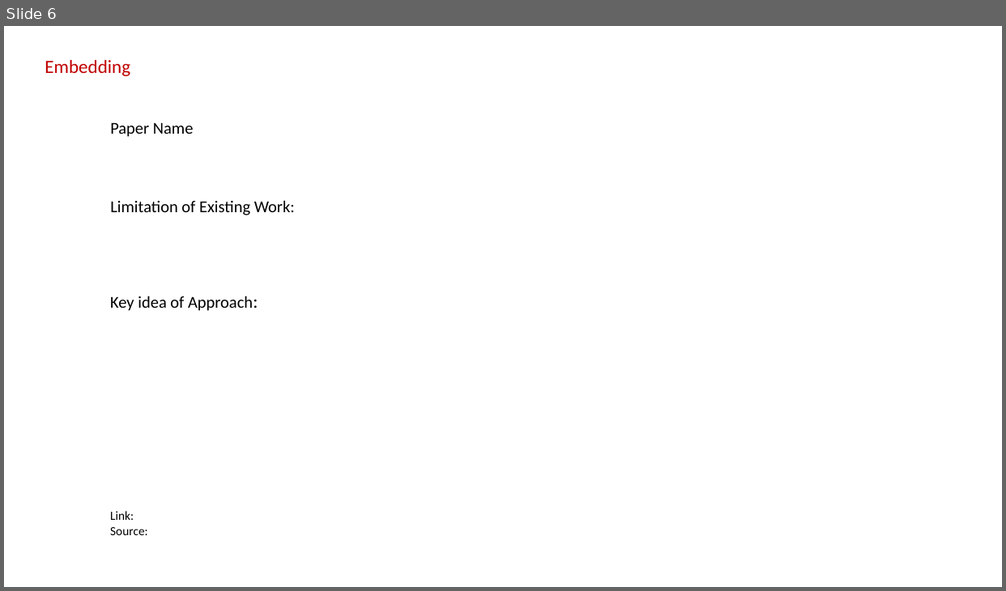
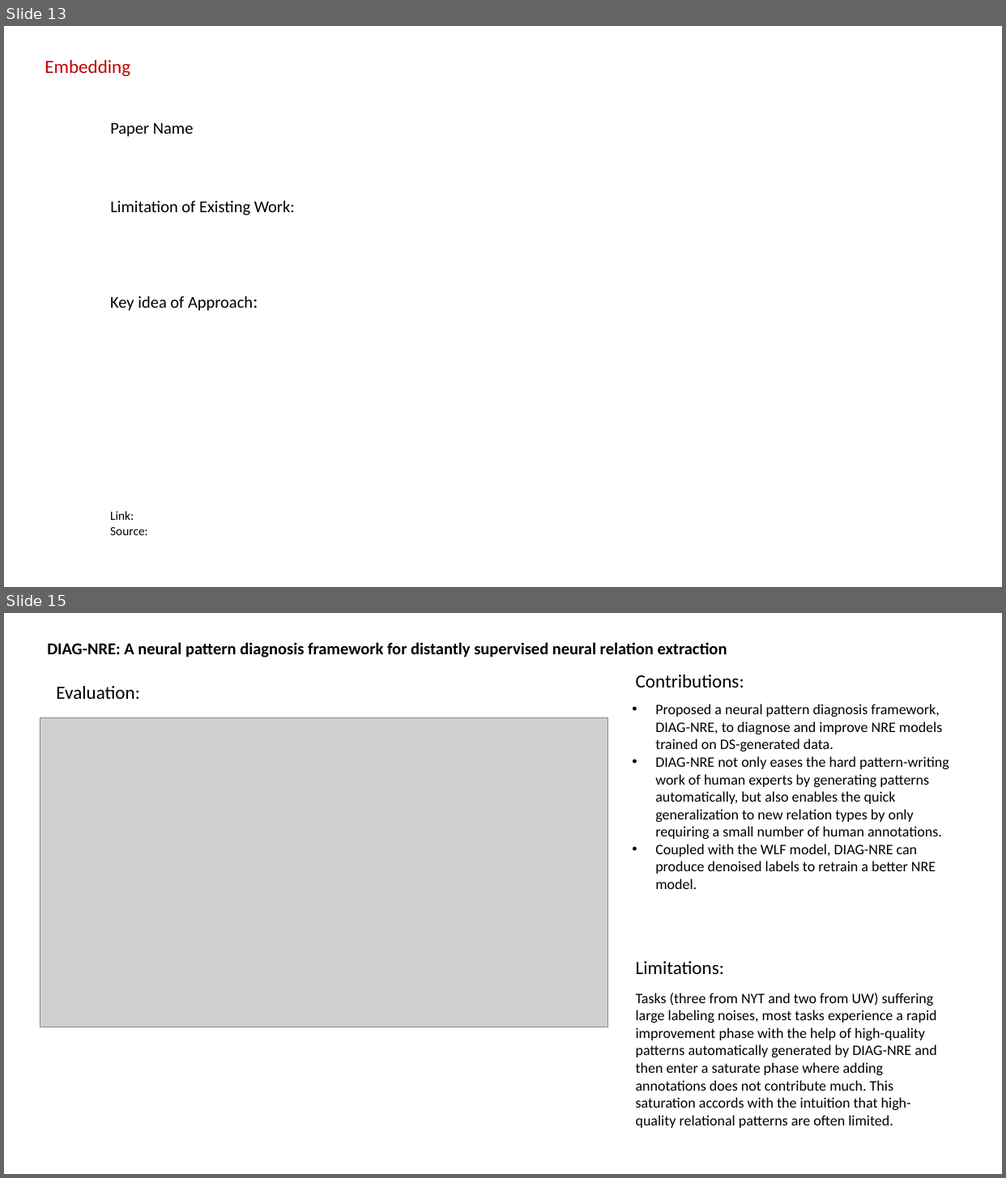
Before and after one commit to sylviawangfr/KGpaper, a slide deck: slides.pptx. Shown one above the other, each under a label of ours: slide 6 before the commit, slides 13 and 15 after it; the slides between them are not shown. The pictures are 1006x591 and 1006x1178 pixels, drawn with LibreOffice and Linux fonts; fonts in the diff are those of the drawing; grey boxes stand for pictures. Boxes give left, top, right and bottom in pixels: in the first picture for what was removed or moved away, otherwise in the second. Text is boxed around its words. In the diff, an @@ line names an element or a change of style, - is before the commit and + after.

```diff
--- a/slides.pptx
+++ b/slides.pptx
@@ slide 15 added at (4,613,1002,1174), background #FFFFFF @@
@@ text added at (47,642,727,658), 16 pt, text #000000, bold @@
+DIAG-NRE: A neural pattern diagnosis framework for distantly supervised neural relation extraction
@@ text added at (636,675,744,688), 18 pt, text #000000 @@
+Contributions:
@@ text added at (56,686,139,699), 18 pt, text #000000 @@
+Evaluation:
@@ text added at (655,704,948,889), 14 pt, text #000000 @@
+• Proposed a neural pattern diagnosis framework, DIAG-NRE, to diagnose and improve NRE models trained on DS-generated data.
+• DIAG-NRE not only eases the hard pattern-writing work of human experts by generating patterns automatically, but also enables the quick generalization to new relation types by only requiring a small number of human annotations.
+• Coupled with the WLF model, DIAG-NRE can produce denoised labels to retrain a better NRE model.
@@ picture added at (40,717,608,1027) @@
@@ text added at (636,961,724,974), 18 pt, text #000000 @@
+Limitations:
@@ text added at (636,993,937,1128), 14 pt, text #000000 @@
+Tasks (three from NYT and two from UW) suffering large labeling noises, most tasks experience a rapid improvement phase with the help of high-quality patterns automatically generated by DIAG-NRE and then enter a saturate phase where adding annotations does not contribute much. This saturation accords with the intuition that high-quality relational patterns are often limited.
@@ what was slide 6 is now slide 13 @@
```
Also in this commit, not shown: 5 slides changed, 7 other slides added, 1 other file.
